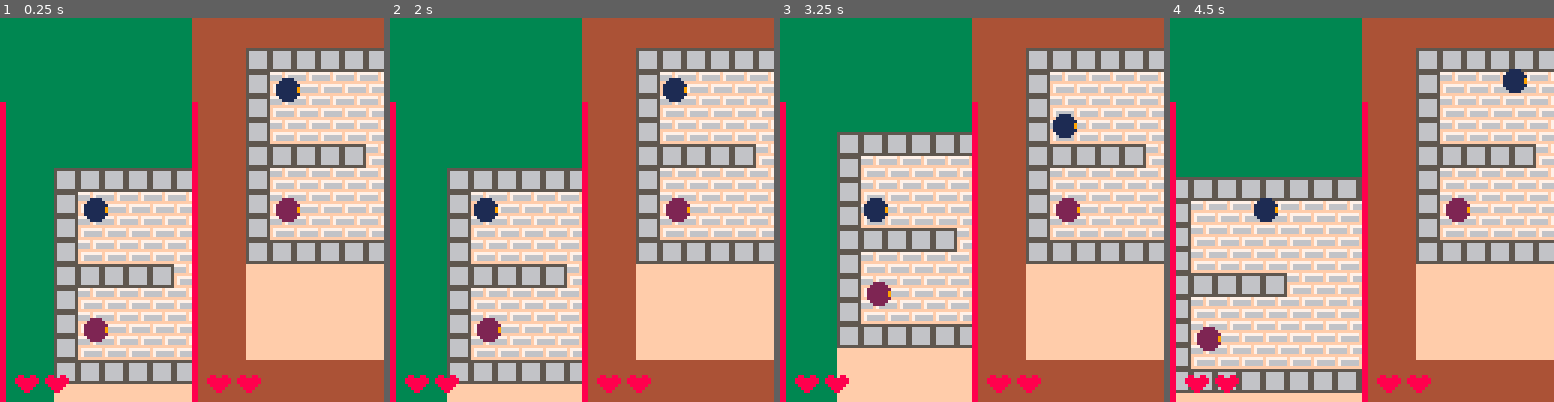
Above: before the commit, frames 1-4 (left to right).
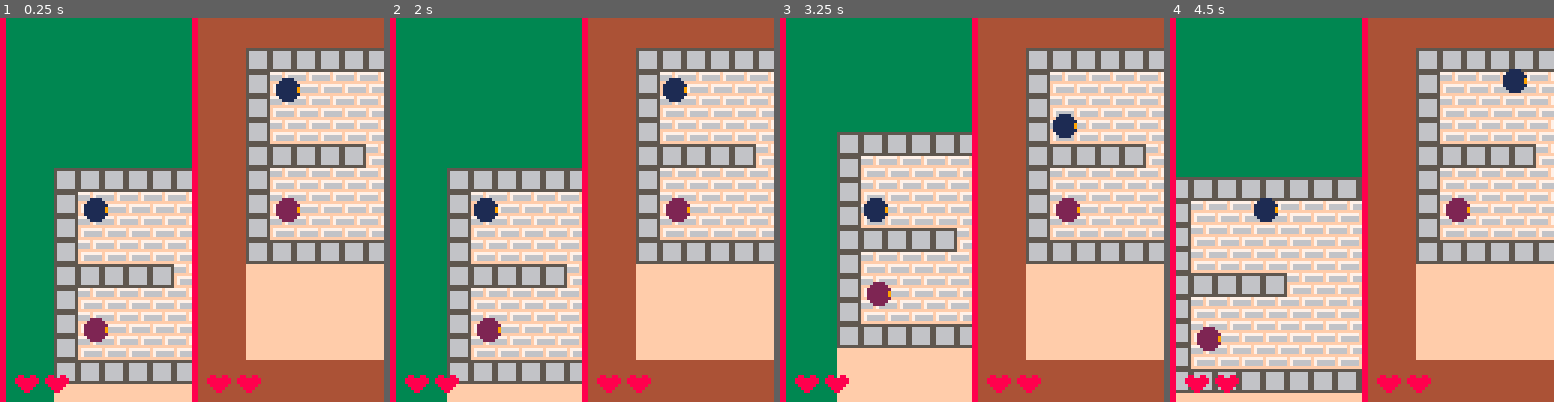
Above: after the commit, the same moments.

Repository: rik-cross/pico-8-battle
Game: PICO-8 cartridge battle.p8
Same seed, same stepped clock (60 frames per second), same inputs: the game is played once before the commit and once after it.
Inputs:
- Up to frame 1 (0.25 s): no input
- Up to frame 2 (2 s): tap O (Z key) at 0.33, 0.7, 1.43 s; tap X (X key) at 1.07 s; hold Left from 1.97 s (still down)
- Up to frame 3 (3.25 s): tap X (X key) every 0.33 s from 2.07 to 3.07 s; tap O (Z key) at 2.22, 3.1 s; release Left at 2.37 s; hold Down 2.42-2.82 s; hold Right from 2.87 s (still down)
- Up to frame 4 (4.5 s): tap X (X key) every 0.33 s from 3.4 to 4.4 s; release Right at 3.53 s; hold Up 3.58-4.08 s; tap O (Z key) at 3.98 s; hold Right from 4.13 s (still down)

The runs differ from the first frame. In frame 1, 0.7% of the frame differs, in the area x 0-52%, y 0-22%; in frame 2, 0.7%; in frame 3, 0.7%; in frame 4, 0.7%.

Commit message:
Health adjusted to fit camera height

Diff:
--- a/battle.p8
+++ b/battle.p8
@@ -77,7 +77,7 @@
 
       local startx = obj.x
       local starty = obj.y + obj.h*8
-      rectfill(startx,starty,startx + 1, starty - e.battle.health,8)
+      rectfill(startx,starty,startx + 1, starty - (obj.h*8 / 100 * e.battle.health),8)
 
     end
 
